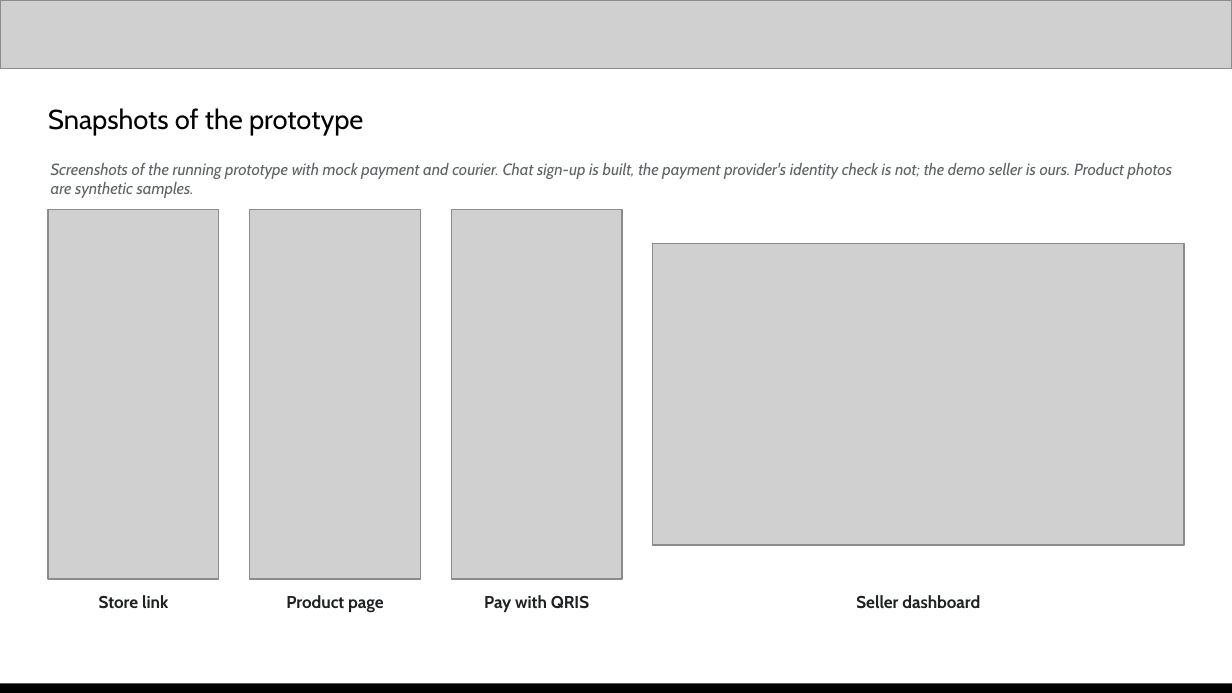
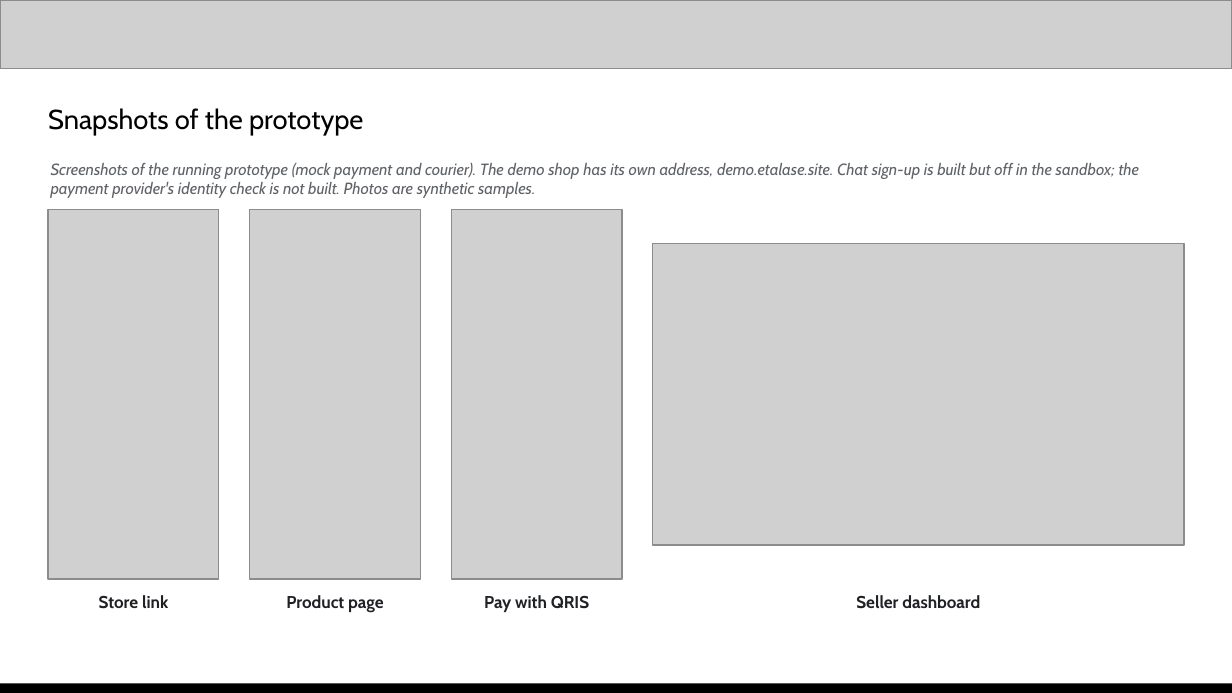
Before and after one commit to galihsatriawan/etalase, a slide deck: slide 10 of submission/Etalase_AI_Builder_Cup_Submission.pptx. Drawn at 1232x693 pixels with LibreOffice and Linux fonts; fonts in the diff are those of the drawing; grey boxes stand for pictures. Boxes give left, top, right and bottom in pixels: in the first picture for what was removed or moved away, otherwise in the second. Text is boxed around its words. In the diff, an @@ line names an element or a change of style, - is before the commit and + after.

```diff
--- a/submission/Etalase_AI_Builder_Cup_Submission.pptx
+++ b/submission/Etalase_AI_Builder_Cup_Submission.pptx
@@ text at [51,163,1140,198]: text changed @@
-Screenshots of the running prototype with mock payment and courier. Chat sign-up is built, the payment provider's identity check is not; the demo seller is ours. Product photos are synthetic samples.
+Screenshots of the running prototype (mock payment and courier). The demo shop has its own address, demo.etalase.site. Chat sign-up is built but off in the sandbox; the payment provider's identity check is not built. Photos are synthetic samples.
```
Also in this commit, not shown: 1 other slide changed, 15 other files.
